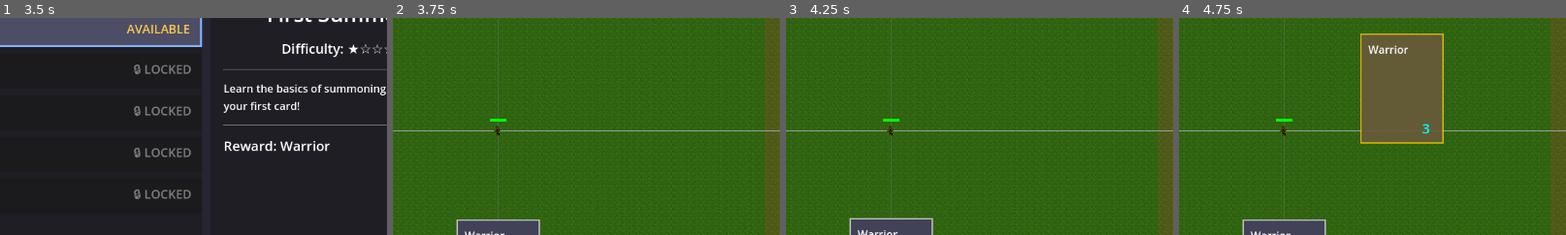
Above: before the commit, frames 1-4 (left to right).
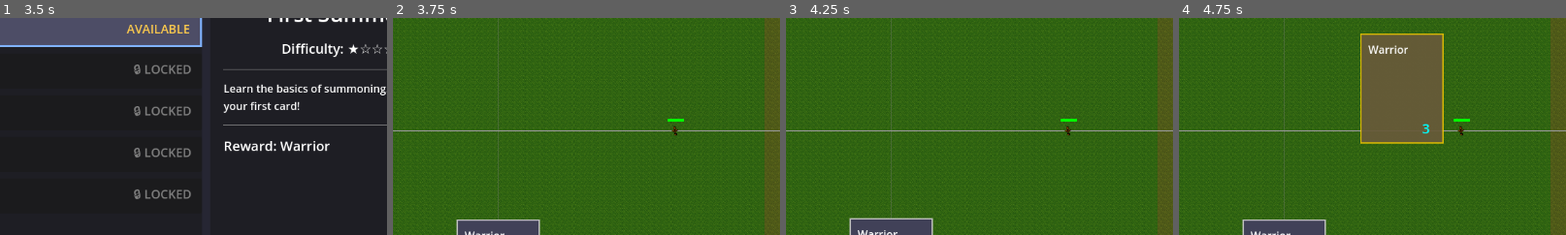
Above: after the commit, the same moments.

Repository: amari-charles/project-summoner
Game: Godot game, scene res://scenes/ui/main_menu.tscn
Two runs of this game, one before a commit and one after it. Both use one fixed random seed, a clock stepped at 60 frames per second and the inputs below.
Inputs (mouse positions are % of the whole screen's width and height, from its top left):
- Up to frame 1 (3.5 s): click "PLAY" at 0.5 s; click "SELECT" at 1.25 s; click "CHOOSE WARRIOR" at 2 s; click (32, 26) at 2.75 s
- Up to frame 2 (3.75 s): click "START BATTLE" at 3.5 s
- Up to frame 3 (4.25 s): no input
- Up to frame 4 (4.75 s): tap Enter at 4.25 s; drag from (50, 83) to (60, 28) at 4.27 s
The pictures show only the part of the screen within x 36-86%, y 24-74%; the shares and areas given below are measured in that part.

Frame 1 is identical in both runs. In frame 2, 0.2% of the frame differs, in the area x 25-76%, y 46-55%; in frame 3, 0.2%; in frame 4, 0.2%.

Commit message:
Fix tutorial dummy spawn position
Move training dummy spawn from center of field (960) to center of
enemy's half (1400) where it should be.

🤖 Generated with [Claude Code](https://claude.com/claude-code)

Co-Authored-By: Claude <noreply@anthropic.com>

Diff:
--- a/scripts/services/campaign_service.gd
+++ b/scripts/services/campaign_service.gd
@@ -65,7 +65,7 @@
 		# AI Configuration
 		"ai_type": "scripted",
 		"ai_script": [
-			{"delay": 0.0, "card_name": "Training Dummy", "position": {"x": 960, "y": 540}}
+			{"delay": 0.0, "card_name": "Training Dummy", "position": {"x": 1400, "y": 540}}
 		]
 	}
 
